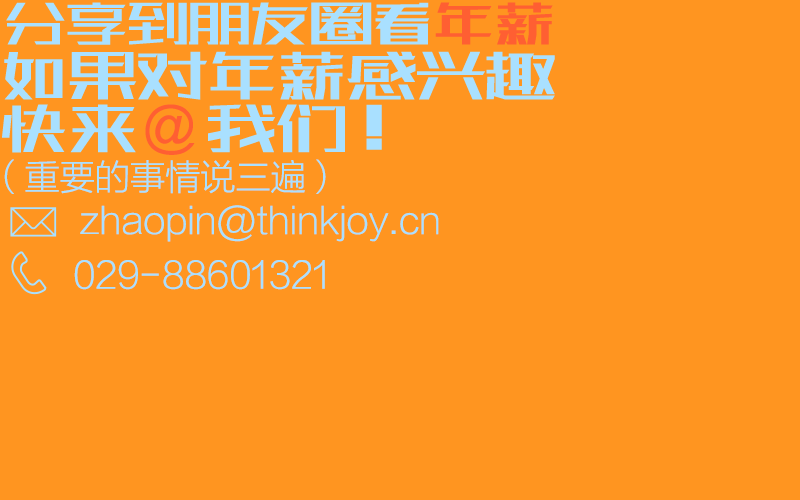
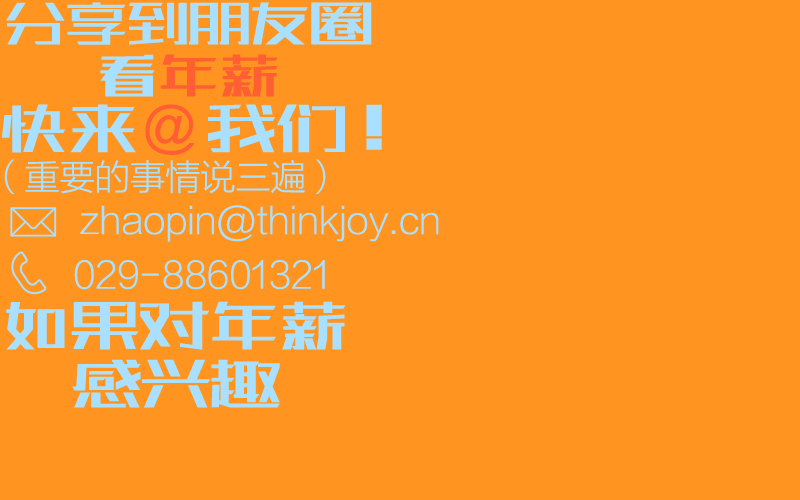
Revision of a layered 800 x 500 image; what changed, layer by layer:
added layer "图层 3" above "图层 6" over [6, 51, 372, 97]
added layer "图层 6" above "图层 5" over [72, 359, 280, 408]
added layer "图层 5" above "组 1 拷贝" over [6, 301, 346, 350]
added layer "组 1 拷贝" above "组 1" over [4, 159, 439, 290]
moved "029-88601321" into group "组 1" over [74, 260, 325, 290]
moved "zhaopin@thinkjoy.cn" into group "组 1" over [80, 205, 439, 242]
moved "（重要的事情说三遍）" into group "组 1" over [4, 159, 326, 194]
moved "如果对年薪感兴趣" into group "组 1" over [4, 51, 555, 100]
moved "分享到朋友圈看年薪" into group "组 1" over [375, 2, 553, 45]
